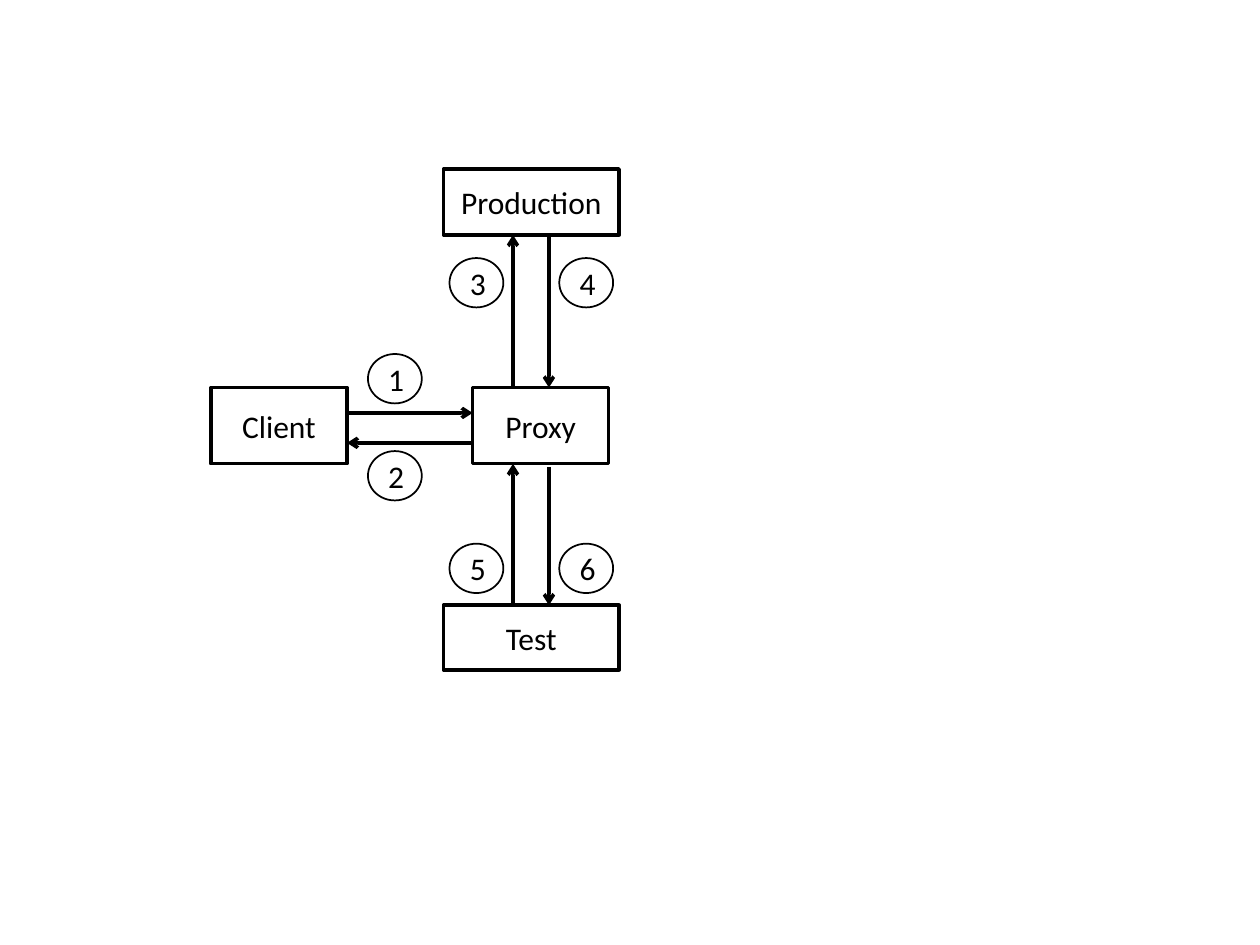
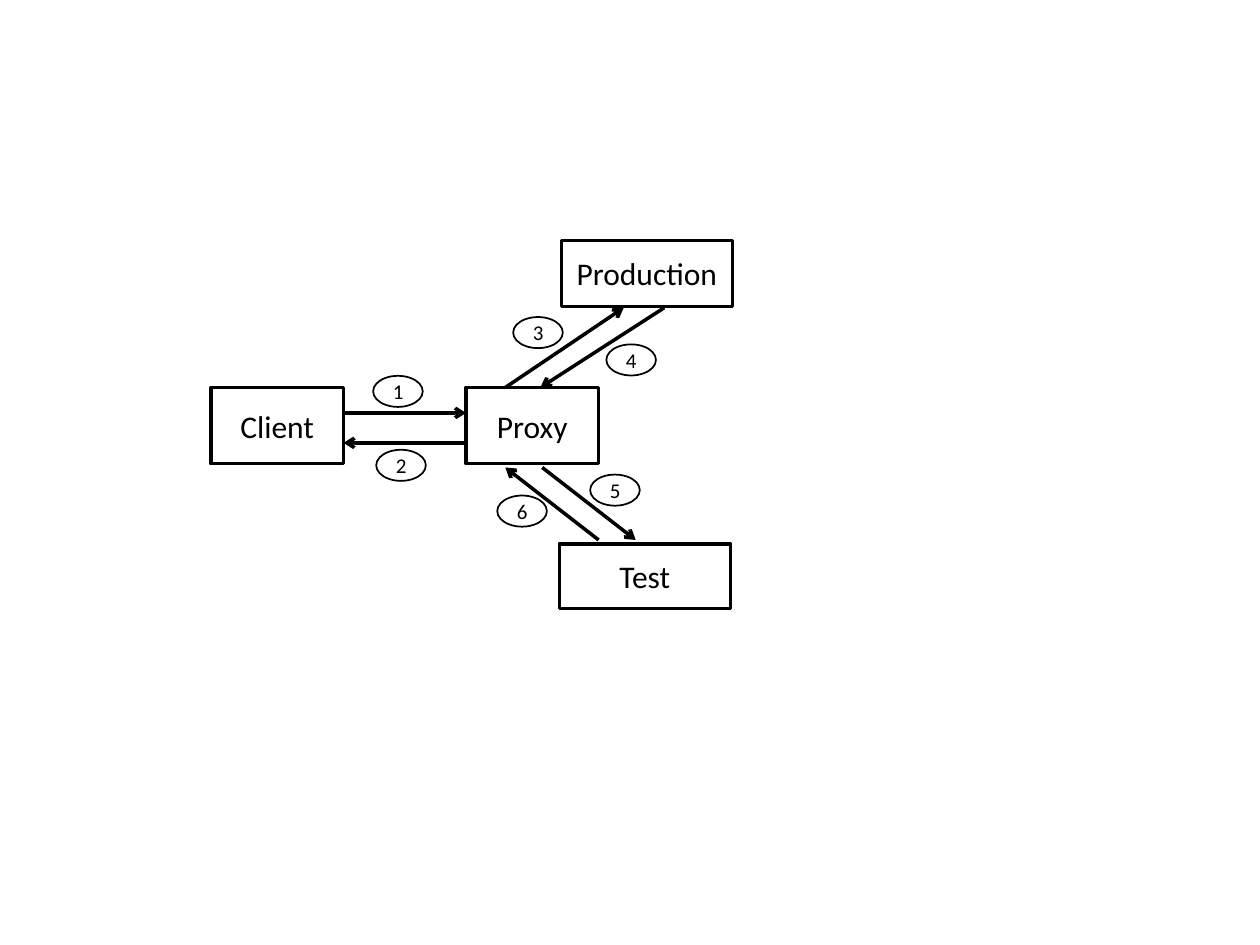
Before and after one commit to nipunarora/parikshan_code, a slide deck: slide 6 of paper/figs/images.pptx (slide 5 before the commit). Drawn at 1260x945 pixels with LibreOffice and Linux fonts; fonts in the diff are those of the drawing. Boxes give left, top, right and bottom in pixels: in the first picture for what was removed or moved away, otherwise in the second. Text is boxed around its words. In the diff, an @@ line names an element or a change of style, - is before the commit and + after.

```diff
--- a/paper/figs/images.pptx
+++ b/paper/figs/images.pptx
@@ rectangle "Production": place and size @@
-rectangle "Production" at <box>444,169,619,234</box>
+rectangle "Production" at <box>561,241,732,306</box>
@@ arrow moved from (513, 388) - (513, 234) to (505, 388) - (624, 307) @@
@@ ellipse "3": place and size @@
-ellipse "3" at <box>450,258,504,307</box>
+ellipse "3" at <box>513,318,562,349</box>
@@ arrow moved from (549, 234) - (549, 388) to (664, 307) - (541, 388) @@
@@ ellipse "4": place and size @@
-ellipse "4" at <box>559,258,614,307</box>
+ellipse "4" at <box>606,344,655,375</box>
@@ ellipse "1": place and size @@
-ellipse "1" at <box>368,354,422,403</box>
+ellipse "1" at <box>373,375,422,407</box>
@@ rectangle "Proxy": place and size @@
-rectangle "Proxy" at <box>472,388,609,465</box>
+rectangle "Proxy" at <box>466,388,598,465</box>
@@ arrow moved from (346, 413) - (472, 413) to (344, 413) - (466, 413) @@
@@ arrow moved from (472, 442) - (346, 442) to (466, 442) - (344, 442) @@
@@ ellipse "2": place and size @@
-ellipse "2" at <box>368,451,422,500</box>
+ellipse "2" at <box>377,450,426,481</box>
@@ arrow moved from (513, 605) - (513, 464) to (598, 541) - (505, 467) @@
@@ arrow moved from (549, 466) - (549, 605) to (542, 467) - (636, 541) @@
@@ size 18 to 12 pt in 6 elements at <box>513,318,562,349</box>, <box>373,375,422,407</box>, <box>377,450,426,481</box>, <box>498,495,547,527</box>, <box>606,344,655,375</box>, <box>590,475,639,507</box> @@
@@ ellipse "5": place and size @@
-ellipse "5" at <box>450,544,504,593</box>
+ellipse "5" at <box>590,475,639,507</box>
@@ ellipse "6": place and size @@
-ellipse "6" at <box>559,544,614,593</box>
+ellipse "6" at <box>498,495,547,527</box>
@@ rectangle "Test": place and size @@
-rectangle "Test" at <box>444,605,619,669</box>
+rectangle "Test" at <box>559,544,731,609</box>
```
Also in this commit, not shown: 2 slides added, 1 slide removed, 26 other files.
